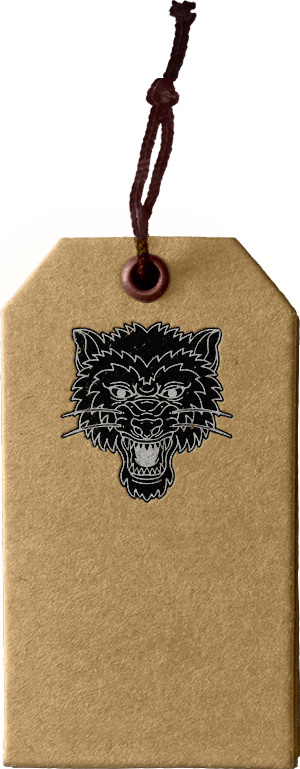
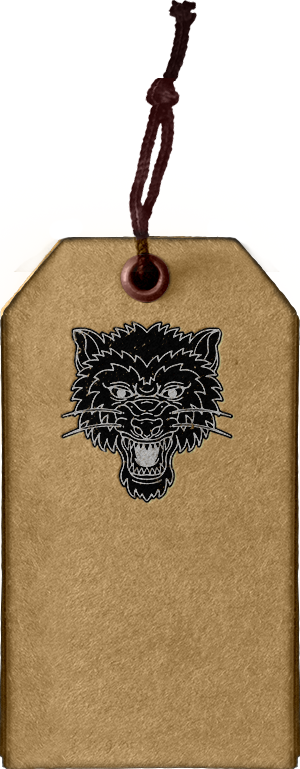
Layers edited between the first and the second w=300, h=769 image:
removed group "Label Brand Mockup vol 1" (13 layers) over [0, 222, 300, 769]
moved "Layer 1" out of group "Label Brand Mockup vol 1", painted on it over [0, 222, 300, 769]
removed group "Ring" (1st of 2, in "Label Brand Mockup vol 1") (2 layers) from group "Label Brand Mockup vol 1" over [120, 253, 170, 302]
removed layer "Ring" (2nd of 2, in "Label Brand Mockup vol 1" › "Ring") (was linear burn) from group "Ring" over [120, 253, 170, 302]
removed layer "Color ring" from group "Ring" over [120, 253, 170, 302]
removed group "overlays" (4 layers) from group "Label Brand Mockup vol 1" over [0, 235, 300, 769]
removed layer "glare texture" (was addition) from group "overlays" over [0, 235, 300, 769]
removed layer "texture" (was linear burn) from group "overlays" over [0, 235, 300, 769]
removed layer "design" from group "overlays" over [61, 321, 233, 503]
removed layer "mask" from group "overlays" over [0, 235, 300, 769]
removed layer "PUT YOUR DESIGN HERE" from group "Label Brand Mockup vol 1" over [61, 321, 233, 503]
removed layer "COLOR Label" from group "Label Brand Mockup vol 1" over [0, 235, 300, 769]
